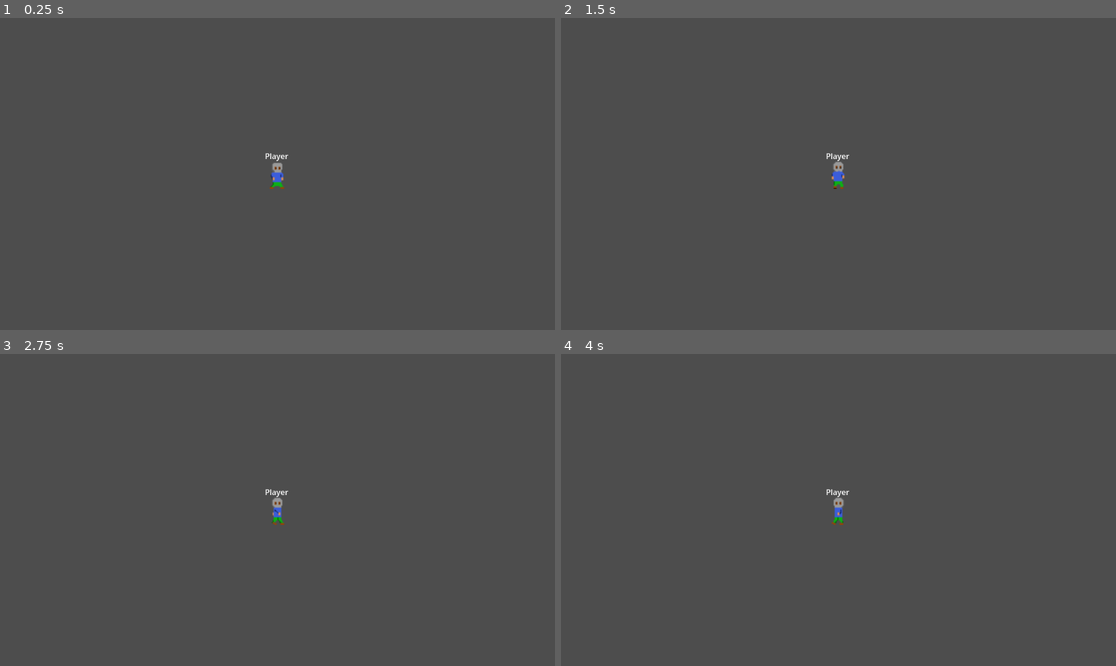
Above: before the commit, frames 1-4 (two rows, left to right).
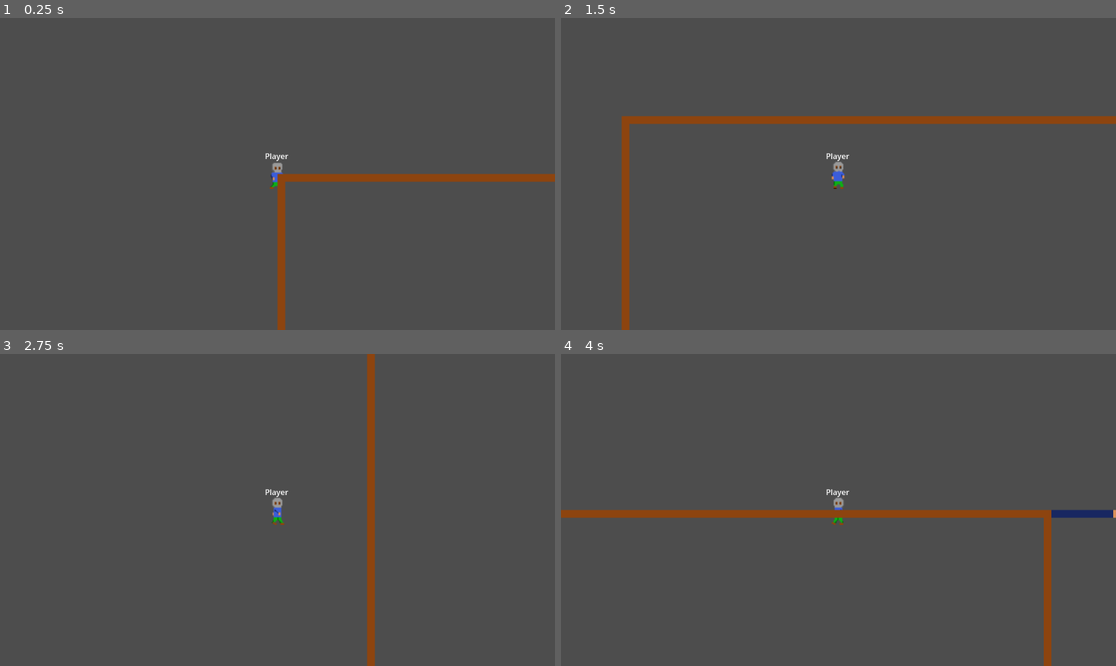
Above: after the commit, the same moments.

Repository: timjbruce/godotbitesized_world
Game: Godot game, scene res://World/world.tscn
Two runs of this game, one before a commit and one after it. Both use one fixed random seed, a clock stepped at 60 frames per second and the inputs below.
Inputs:
- Up to frame 1 (0.25 s): no input
- Up to frame 2 (1.5 s): tap Enter at 0.5 s; hold Right (right) 0.53-1.28 s; hold Down (down) from 1.28 s (still down)
- Up to frame 3 (2.75 s): release Down (down) at 2.03 s; hold Right (right) from 2.03 s (still down)
- Up to frame 4 (4 s): release Right (right) at 2.78 s; hold Up (up) 2.78-3.53 s; hold Left (left) from 3.53 s (still down)

The runs differ from the first frame. In frame 1, 2.0% of the frame differs, in the area x 49-100%, y 49-100%; in frame 2, 3.4%, in the area x 10-100%, y 31-100%; in frame 3, 1.5%; in frame 4, 3.3%.

Commit message:
Added Generator to the World

Diff:
--- /dev/null
+++ b/Generator/generator.gd
@@ -0,0 +1,33 @@
+extends Node2D
+class_name Generator
+
+@export var min_room_width: int = 3
+@export var min_room_height: int = 3
+@export var max_room_width: int = 500
+@export var max_room_height: int = 500
+@export var game_width: int = 1600
+@export var game_height: int = 1200
+@export var tile_map_layer: TileMapLayer = null
+@export var draw_outline: bool = false
+
+
+signal floor_generated
+signal floor_is_cleared
+
+
+func _ready() -> void:
+	$GeneratorNode.initialize(min_room_width, min_room_height, max_room_width, max_room_height, game_width,
+		game_height, tile_map_layer, draw_outline)
+	if get_parent().name == "root":
+		$GeneratorNode.generate()
+		floor_generated.emit()
+
+
+func generate() -> void:
+	$GeneratorNode.generate()
+	floor_generated.emit()
+
+
+func clear_floor() -> void:
+	$GeneratorNode.clear_floor()
+	floor_is_cleared.emit()
--- /dev/null
+++ b/Generator/generator.tscn
@@ -0,0 +1,64 @@
+[gd_scene load_steps=6 format=3 uid="uid://chb2vey7267e1"]
+
+[ext_resource type="Script" uid="uid://cekfsku34c7mb" path="res://Generator/generator.gd" id="1_8emip"]
+[ext_resource type="Script" uid="uid://jlnax1vppl64" path="res://Generator/generator_node.gd" id="2_hy0so"]
+[ext_resource type="Texture2D" uid="uid://byit3iuajwwcg" path="res://Generator/assets/tilemap.png" id="3_ys12v"]
+
+[sub_resource type="TileSetAtlasSource" id="TileSetAtlasSource_7feih"]
+texture = ExtResource("3_ys12v")
+0:0/0 = 0
+0:0/0/terrain_set = 0
+0:0/0/terrain = 0
+1:0/0 = 0
+2:0/0 = 0
+2:0/0/terrain_set = 0
+2:0/0/terrain = 1
+3:0/0 = 0
+4:0/0 = 0
+5:0/0 = 0
+6:0/0 = 0
+6:0/0/terrain_set = 0
+6:0/0/terrain = 2
+7:0/0 = 0
+8:0/0 = 0
+8:0/0/terrain_set = 0
+8:0/0/terrain = 3
+9:0/0 = 0
+0:1/0 = 0
+1:1/0 = 0
+2:1/0 = 0
+3:1/0 = 0
+4:1/0 = 0
+5:1/0 = 0
+6:1/0 = 0
+7:1/0 = 0
+8:1/0 = 0
+9:1/0 = 0
+
+[sub_resource type="TileSet" id="TileSet_hy0so"]
+terrain_set_0/mode = 0
+terrain_set_0/terrain_0/name = "Wall"
+terrain_set_0/terrain_0/color = Color(0.5, 0.34375, 0.25, 1)
+terrain_set_0/terrain_1/name = "Floor"
+terrain_set_0/terrain_1/color = Color(0.5, 0.4375, 0.25, 1)
+terrain_set_0/terrain_2/name = "Filler"
+terrain_set_0/terrain_2/color = Color(0.46875, 0.5, 0.25, 1)
+terrain_set_0/terrain_3/name = "Exit"
+terrain_set_0/terrain_3/color = Color(0.375, 0.5, 0.25, 1)
+sources/0 = SubResource("TileSetAtlasSource_7feih")
+
+[node name="Generator" type="Node2D" node_paths=PackedStringArray("tile_map_layer")]
+script = ExtResource("1_8emip")
+max_room_width = 100
+max_room_height = 100
+tile_map_layer = NodePath("DefaultTileMap")
+
+[node name="GeneratorNode" type="Control" parent="."]
+layout_mode = 3
+anchors_preset = 0
+offset_right = 40.0
+offset_bottom = 40.0
+script = ExtResource("2_hy0so")
+
+[node name="DefaultTileMap" type="TileMapLayer" parent="."]
+tile_set = SubResource("TileSet_hy0so")
--- /dev/null
+++ b/Generator/generator_node.gd
@@ -0,0 +1,98 @@
+extends Control
+class_name GeneratorNode
+
+var min_room_width: int = 3
+var min_room_height: int = 3
+var max_room_width: int = 500
+var max_room_height: int = 500
+var game_width: int = 1600
+var game_height: int = 1200
+var tile_map_layer: TileMapLayer = null
+var draw_outline: bool = false
+
+var wall_vector: Vector2i
+var floor_vector: Vector2i
+var filler_vector: Vector2i
+var exit_vector: Vector2i
+
+var room_listing: Dictionary
+
+
+func clear_floor() -> void:
+	room_listing = {}
+	tile_map_layer.clear()
+
+
+func generate() -> void:
+	var grid: Dictionary = {Vector2i(0,0): {"x_start": 0, "y_start": 0}}
+	room_listing = _generate_room(grid)
+	_draw_rooms()
+
+
+func initialize(inc_min_room_width: int, inc_min_room_height: int, inc_max_room_width: int, inc_max_room_height: int,
+				inc_game_width: int, inc_game_height: int, inc_tile_map_layer: TileMapLayer, inc_draw_outline: bool) -> void:
+	min_room_width = inc_min_room_width
+	min_room_height = inc_min_room_height
+	max_room_width = inc_max_room_width
+	max_room_height = inc_max_room_height
+	game_width = inc_game_width
+	game_height = inc_game_height
+	tile_map_layer = inc_tile_map_layer
+	draw_outline = inc_draw_outline
+	_get_main_tiles()
+
+func _ready() -> void:
+	pass
+
+
+func _get_main_tiles() -> void:
+	var terrains = {}
+	for terrain in tile_map_layer.tile_set.get_terrains_count(0):
+		terrains[str(terrain)] = tile_map_layer.tile_set.get_terrain_name(0,terrain)
+	var source = tile_map_layer.tile_set.get_source(0)
+	#check every tile to find its terrain
+	for tile in source.get_tiles_count():
+		var tile_data = source.get_tile_data(source.get_tile_id(tile), 0)
+		if tile_data.terrain != -1:
+			match terrains[str(tile_data.terrain)]:
+				"Wall":
+					wall_vector = source.get_tile_id(tile)
+				"Floor":
+					floor_vector = source.get_tile_id(tile)
+				"Filler":
+					filler_vector = source.get_tile_id(tile)
+				"Exit":
+					exit_vector = source.get_tile_id(tile)
+
+
+func _generate_room(grid_location) -> Dictionary:
+	var room: Dictionary = {}
+	for item in grid_location:
+		room["x"] = randi_range(grid_location[item]["x_start"],
+			grid_location[item]["x_start"])
+		room["y"] = randi_range(grid_location[item]["y_start"],
+			grid_location[item]["y_start"])
+		room["width"] = randi_range(min_room_width, max_room_width - (room["x"] - grid_location[item]["x_start"]))
+		room["height"] = randi_range(min_room_height, max_room_height - (room["y"] - grid_location[item]["y_start"]))
+	return room
+
+
+func _draw_rooms() -> void:
+	if draw_outline:
+		for x in range(0, game_width):
+			if x % 25 == 0:
+				tile_map_layer.set_cell(Vector2i(x,0), 0, floor_vector)
+			else:
+				tile_map_layer.set_cell(Vector2i(x,0), 0, filler_vector)
+		for y in range(0, game_height):
+			if y % 25 == 0:
+				tile_map_layer.set_cell(Vector2i(0,y), 0, floor_vector)
+			else:
+				tile_map_layer.set_cell(Vector2i(0,y), 0, filler_vector)
+
+	for x in range(room_listing["x"], (room_listing["x"] + room_listing["width"] + 1)):
+		for y in range(room_listing["y"], (room_listing["y"] + room_listing["height"] + 1)):
+			if x == room_listing["x"] || x == (room_listing["x"] + room_listing["width"]):
+				tile_map_layer.set_cell(Vector2i(x,y), 0, wall_vector)
+			elif y == room_listing["y"] || y == (room_listing["y"] + room_listing["height"]):
+				tile_map_layer.set_cell(Vector2i(x,y), 0, wall_vector)
--- a/World/Scripts/Globals.gd
+++ b/World/Scripts/Globals.gd
@@ -3,7 +3,7 @@
 var world: Node2D
 var player: player_2d_body
 var global_timer: Timer
-
+var generator: Generator
 
 func set_world(inc_world: Node2D) -> void:
 	world = inc_world
@@ -13,3 +13,6 @@
 
 func set_global_timer(inc_timer: Timer) -> void:
 	global_timer = inc_timer
+
+func set_generator(inc_generator: Generator) -> void:
+	generator = inc_generator
--- a/World/world.gd
+++ b/World/world.gd
@@ -4,3 +4,15 @@
 	Globals.set_world($".")
 	Globals.set_player($Player)
 	Globals.set_global_timer($GlobalTimer)
+	Globals.set_generator($Generator)
+	Globals.generator.floor_generated.connect(_on_floor_generated)
+	Globals.generator.floor_is_cleared.connect(_on_floor_cleared)
+	Globals.generator.generate()
+
+
+func _on_floor_generated() -> void:
+	print("floor generated message received")
+
+
+func _on_floor_cleared() -> void:
+	print("floor cleared message received")
--- a/World/world.tscn
+++ b/World/world.tscn
@@ -1,7 +1,8 @@
-[gd_scene load_steps=3 format=3 uid="uid://btodygqofqpu"]
+[gd_scene load_steps=4 format=3 uid="uid://btodygqofqpu"]
 
 [ext_resource type="Script" uid="uid://dxtcnu80fqt1k" path="res://World/world.gd" id="1_8a836"]
 [ext_resource type="PackedScene" uid="uid://cgriwo0usw01p" path="res://Player/Player.tscn" id="1_62w18"]
+[ext_resource type="PackedScene" uid="uid://chb2vey7267e1" path="res://Generator/generator.tscn" id="3_j8job"]
 
 [node name="World" type="Node2D"]
 script = ExtResource("1_8a836")
@@ -9,3 +10,10 @@
 [node name="GlobalTimer" type="Timer" parent="."]
 
 [node name="Player" parent="." instance=ExtResource("1_62w18")]
+
+[node name="Generator" parent="." instance=ExtResource("3_j8job")]
+min_room_width = 50
+min_room_height = 50
+max_room_width = 75
+max_room_height = 75
+draw_outline = true
--- a/project.godot
+++ b/project.godot
@@ -10,6 +10,7 @@
 
 [application]
 
+config/name="Godot Bite Sized - World Component"
 run/main_scene="uid://btodygqofqpu"
 config/features=PackedStringArray("4.5", "GL Compatibility")
 config/icon="res://icon.svg"
@@ -45,6 +46,11 @@
 ]
 }
 
+[layer_names]
+
+2d_render/layer_1="World"
+2d_render/layer_3="Player"
+
 [rendering]
 
 renderer/rendering_method="gl_compatibility"
Binary file added: Generator/assets/tilemap.png
Not shown, added: Generator/assets/tilemap.png.import
Not shown, added: Generator/generator.gd.uid
Not shown, added: Generator/generator_node.gd.uid
Binary file added: readmeassets/build_2/2_Add_Generator_To_Scene.png
Not shown, added: readmeassets/build_2/2_Add_Generator_To_Scene.png.import
Binary file added: readmeassets/build_2/2_Add_Layer_Names.png
Not shown, added: readmeassets/build_2/2_Add_Layer_Names.png.import
Binary file added: readmeassets/build_2/2_Update_Generator_via_Inspector.png
Not shown, added: readmeassets/build_2/2_Update_Generator_via_Inspector.png.import
Binary file added: readmeassets/build_2/2_Updated_FileSystem_with_Generator.png
Not shown, added: readmeassets/build_2/2_Updated_FileSystem_with_Generator.png.import
(and 3 more such lines)
